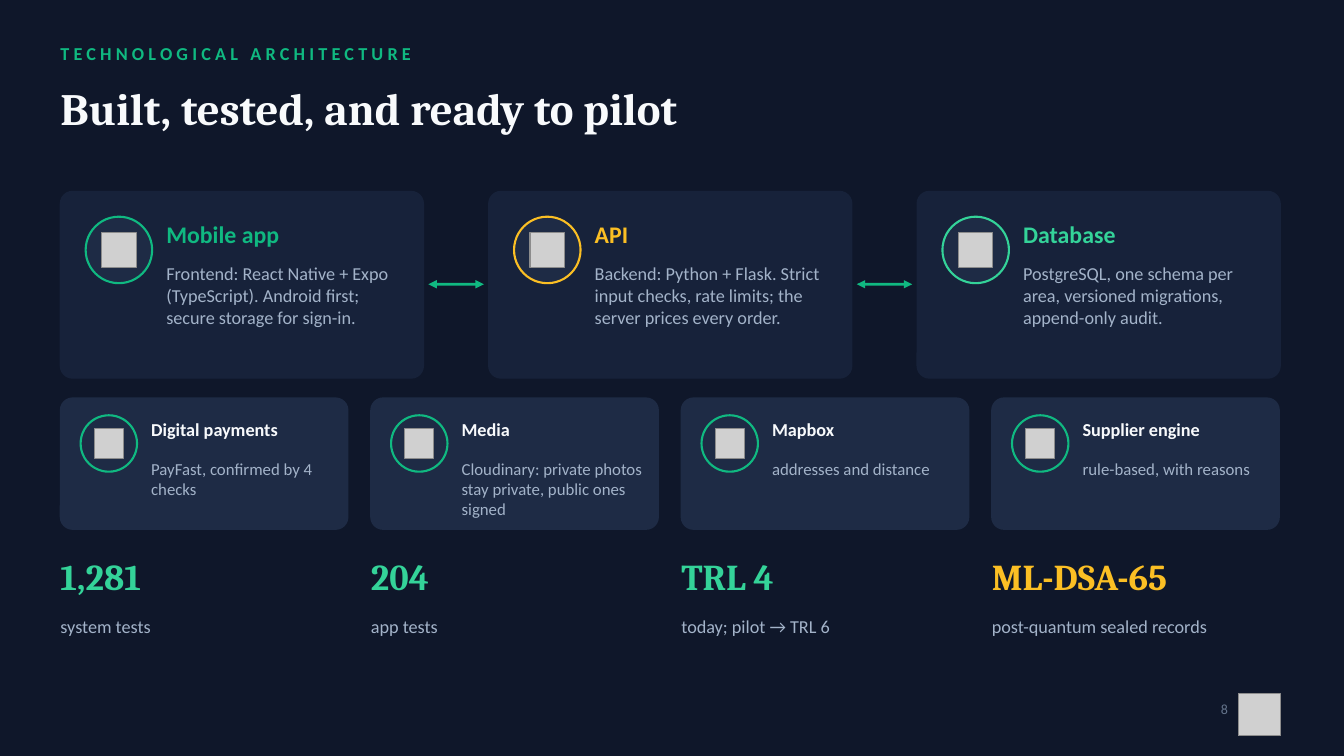
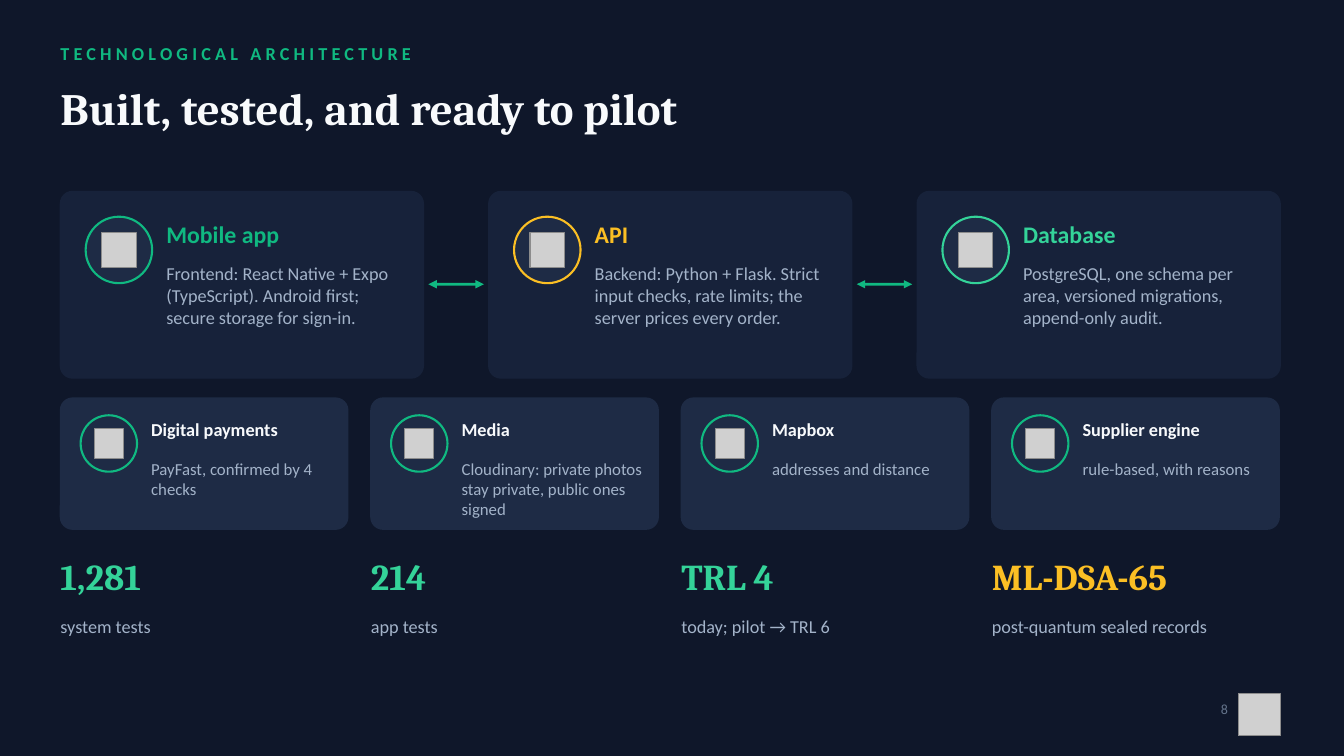
Before and after one commit to Mandla78/KasiFlow, a slide deck: slide 8 of docs/submission/05_final_submission/Akayza_Pitch_TeamPR.pptx. Drawn at 1344x756 pixels with LibreOffice and Linux fonts; fonts in the diff are those of the drawing; grey boxes stand for pictures. Boxes give left, top, right and bottom in pixels: in the first picture for what was removed or moved away, otherwise in the second. Text is boxed around its words. In the diff, an @@ line names an element or a change of style, - is before the commit and + after.

```diff
--- a/docs/submission/05_final_submission/Akayza_Pitch_TeamPR.pptx
+++ b/docs/submission/05_final_submission/Akayza_Pitch_TeamPR.pptx
@@ text at [371,565,426,590]: text changed @@
-204
+214
```
Also in this commit, not shown: 1 other file.
